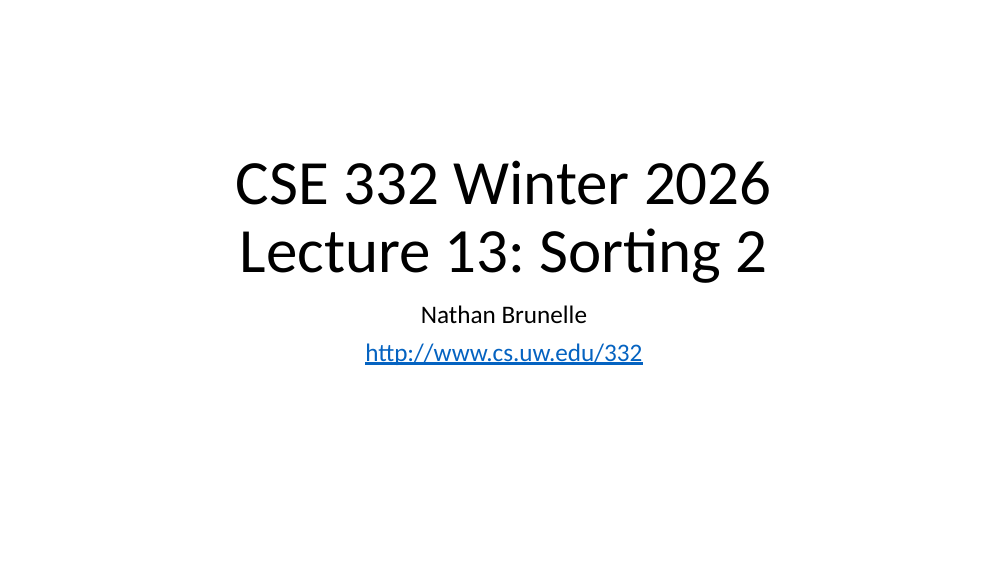
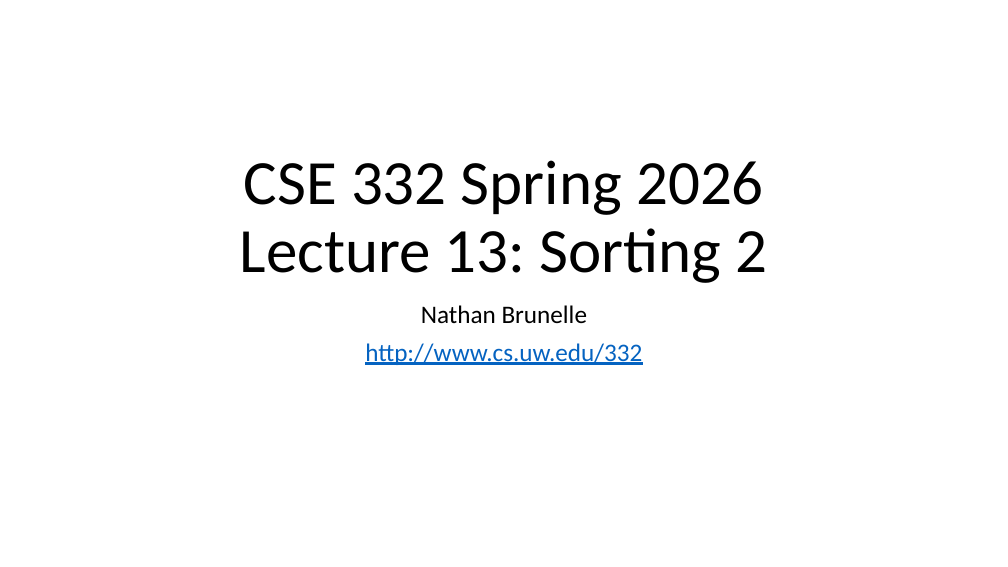
Before and after one commit to natebrunelle/cse332, a slide deck: slide 1 of markdown/files/slides/lecture13_sorting2.pptx. Drawn at 1008x567 pixels with LibreOffice and Linux fonts; fonts in the diff are those of the drawing. Boxes give left, top, right and bottom in pixels: in the first picture for what was removed or moved away, otherwise in the second. Text is boxed around its words. In the diff, an @@ line names an element or a change of style, - is before the commit and + after.

```diff
--- a/markdown/files/slides/lecture13_sorting2.pptx
+++ b/markdown/files/slides/lecture13_sorting2.pptx
@@ title at (240, 160, 768, 283): text changed @@
-CSE 332 Winter 2026
-Lecture 13: Sorting 2
+CSE 332 Spring 2026
+Lecture 13: Sorting 2
```
Also in this commit, not shown: 1 other file.
